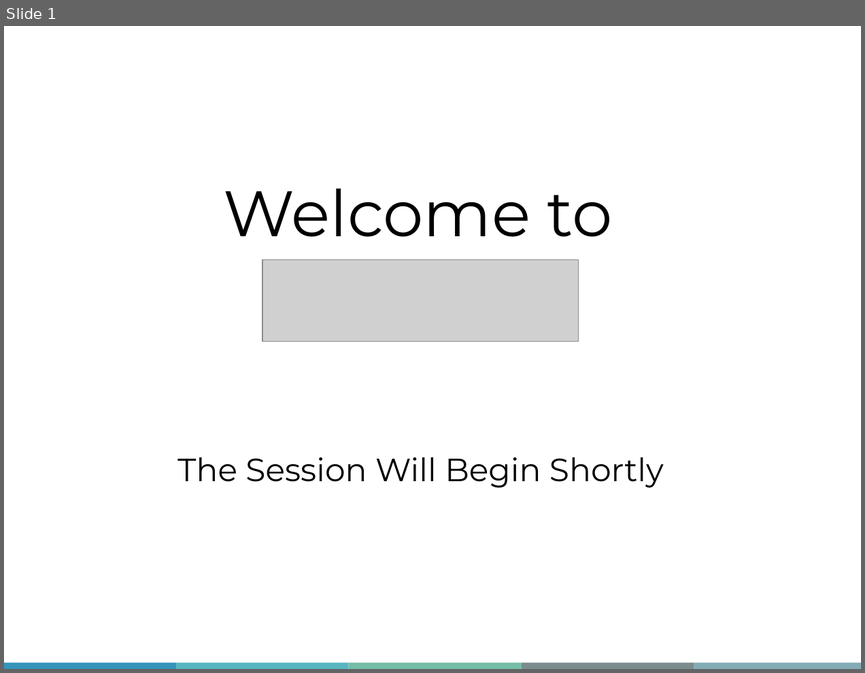
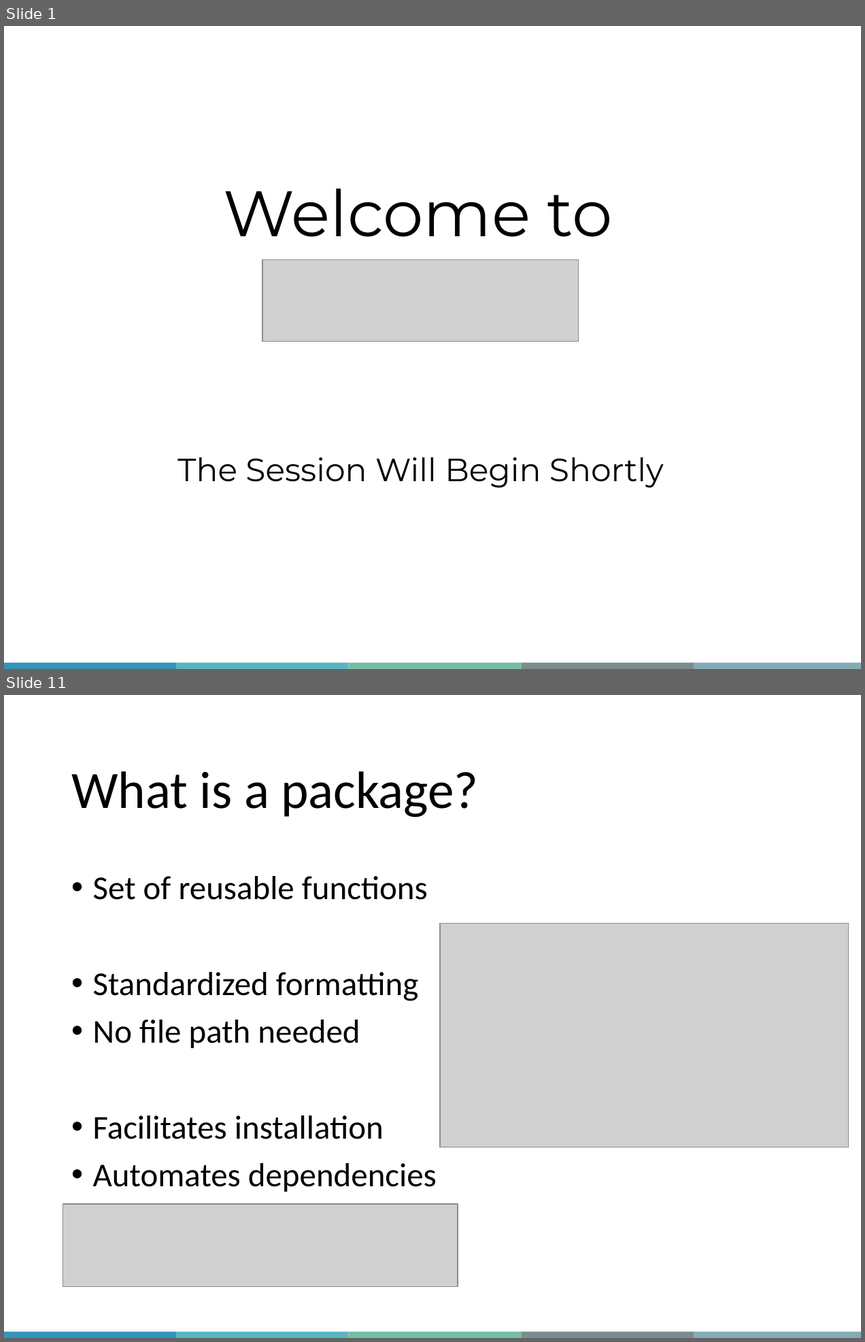
Before and after one commit to QLS-MiCM/RPackageDevelopment, a slide deck: Slides/RPackageDevelopment_Slides.pptx. Shown one above the other, each under a label of ours: slide 1 before the commit, slides 1 and 11 after it; the slides between them are not shown. The pictures are 865x673 and 865x1342 pixels, drawn with LibreOffice and Linux fonts; fonts in the diff are those of the drawing; grey boxes stand for pictures; background and template pictures are left out. Boxes give left, top, right and bottom in pixels: in the first picture for what was removed or moved away, otherwise in the second. Text is boxed around its words. In the diff, an @@ line names an element or a change of style, - is before the commit and + after.

```diff
--- a/Slides/RPackageDevelopment_Slides.pptx
+++ b/Slides/RPackageDevelopment_Slides.pptx
@@ slide 11 added at box(4, 695, 861, 1338), background #FFFFFF; not listed: 5 template elements that a slide beside it also shows @@
@@ title added at box(71, 771, 478, 817), 44 pt, text #000000 @@
+What is a package?
@@ text added at box(93, 876, 436, 1191), 28 pt, text #000000 @@
+• Set of reusable functions
+• Standardized formatting
+• No file path needed
+• Facilitates installation
+• Automates dependencies
@@ picture added at box(440, 923, 848, 1147) @@
@@ picture added at box(63, 1204, 458, 1287) @@
```
Also in this commit, not shown: 3 slides changed, 42 other slides added, 1 slide removed.
